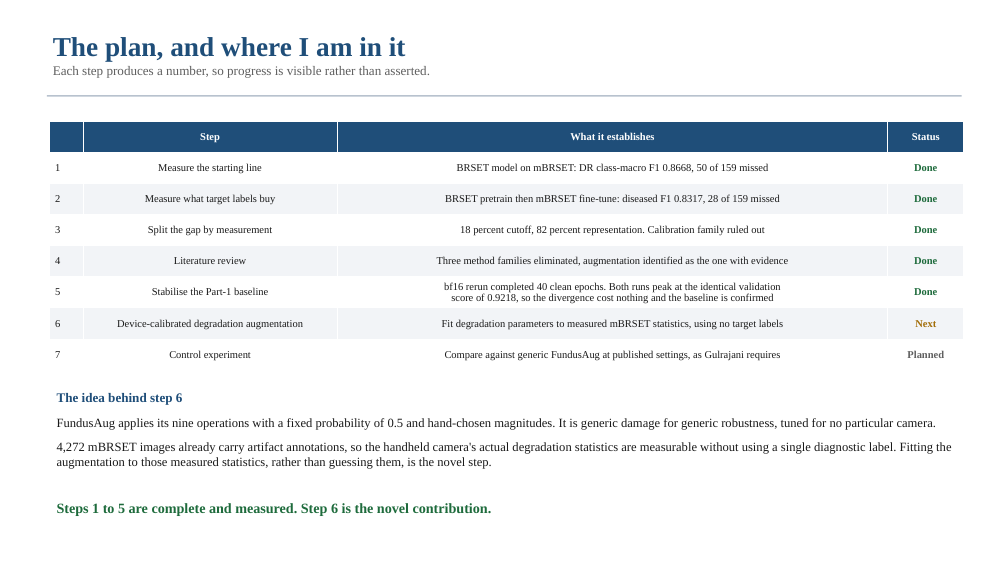
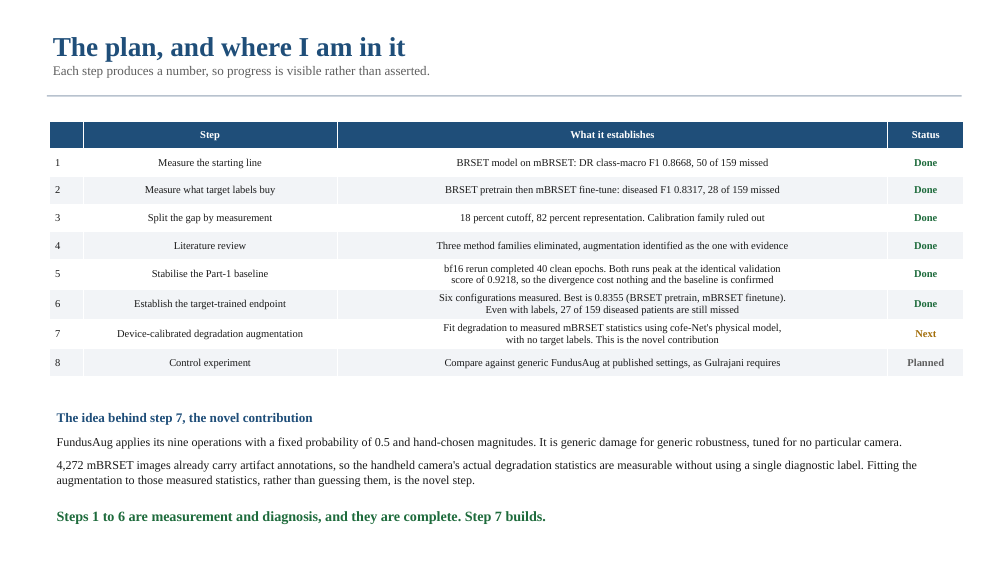
Before and after one commit to Sahith59/brset-convnextv2, a slide deck: slide 5 of presentation/BRSET_to_mBRSET_Part2.pptx. Drawn at 1008x567 pixels with LibreOffice and Linux fonts; fonts in the diff are those of the drawing. Boxes give left, top, right and bottom in pixels: in the first picture for what was removed or moved away, otherwise in the second. Text is boxed around its words. In the diff, an @@ line names an element or a change of style, - is before the commit and + after.

Commit message:
add the findings deck and fold the six-endpoint evidence into the Part 2 deliverables
The findings deck records what changed after Dr. Ye's meeting: mBRSET may now be
used in training, so the question is no longer how close a label-free method can
get but how best to combine a large clean dataset with a small degraded one. The
bar moved from 0.7842 to 0.8355.

It also carries the widened literature review he asked for, stated abstractly as
two datasets with the same content at different quality. That reaches outside
ophthalmology to CT metal artifact reduction, which walked the same path from
paired to unpaired data: DuDoNet (CVPR 2019, which he named directly) through
DCDiff (MICCAI 2024). Their escape from paired data was cycle-consistency, but
CycleGAN is documented to collapse on real tabletop-to-portable fundus data,
so the framing transfers and the method does not.

One correction is on the slide rather than left for a reviewer: Dr. Ye believed
a generative world model for cross-domain relationships was unexplored.
CheXWorld (CVPR 2025) models domain variation across hospitals and devices in
radiographs. Room remains, since it does self-supervised pretraining rather than
cross-device transfer of a classifier, but less than assumed.

The Part 2 deck and the literature review now use the six-endpoint robustness
result, which is a stronger claim than the earlier single-endpoint split because
it no longer depends on which target-trained model is chosen.

```diff
--- a/presentation/BRSET_to_mBRSET_Part2.pptx
+++ b/presentation/BRSET_to_mBRSET_Part2.pptx
@@ table at (x1=49, y1=121, x2=964, y2=373) @@
-row 7: 6 | Device-calibrated degradation augmentation | Fit degradation parameters to measured mBRSET statistics, using no target labels | Next
-row 8: 7 | Control experiment | Compare against generic FundusAug at published settings, as Gulrajani requires | Planned
+row 7: 6 | Establish the target-trained endpoint | Six configurations measured. Best is 0.8355 (BRSET pretrain, mBRSET finetune). / Even with labels, 27 of 159 diseased patients are still missed | Done
+row 8: 7 | Device-calibrated degradation augmentation | Fit degradation to measured mBRSET statistics using cofe-Net's physical model, / with no target labels. This is the novel contribution | Next
+row 9: 8 | Control experiment | Compare against generic FundusAug at published settings, as Gulrajani requires | Planned
@@ text at (x1=57, y1=413, x2=313, y2=425): text changed @@
-The idea behind step 6
+The idea behind step 7, the novel contribution
@@ text "FundusAug applies its nine operations ..." moved from (x1=57, y1=418, x2=951, y2=469) to (x1=57, y1=437, x2=917, y2=486) @@
@@ text "FundusAug applies its nine operations ..." at (x1=57, y1=437, x2=917, y2=486): size 12 to 11.5 pt @@
@@ text at (x1=57, y1=511, x2=546, y2=524): text changed @@
-Steps 1 to 5 are complete and measured. Step 6 is the novel contribution.
+Steps 1 to 6 are measurement and diagnosis, and they are complete. Step 7 builds.
```
Also in this commit, not shown: 1 other slide changed, 5 other files.
